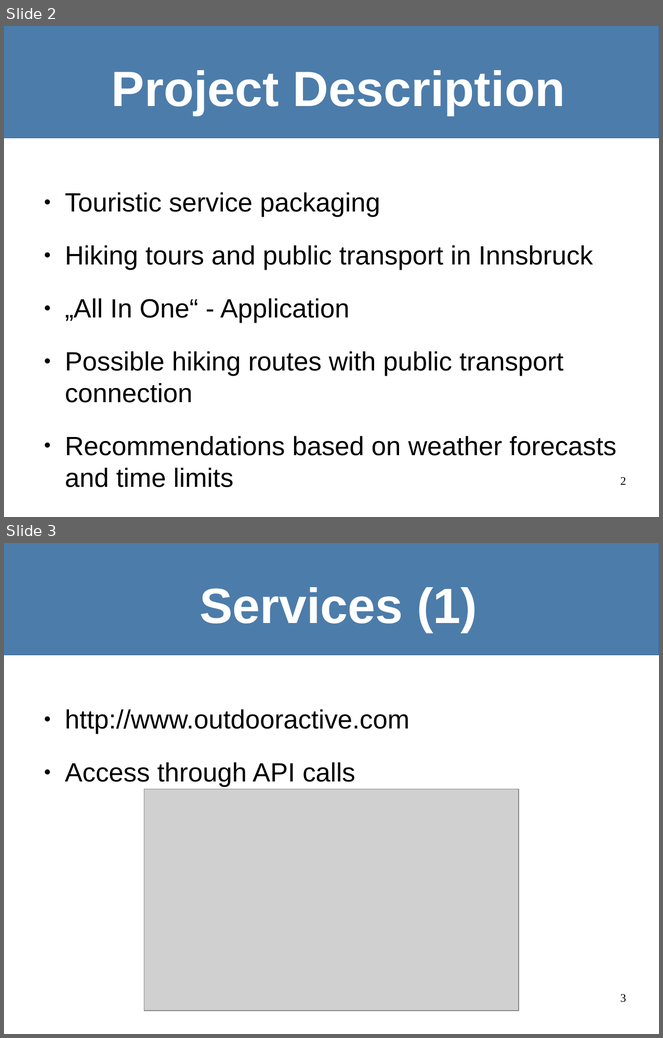
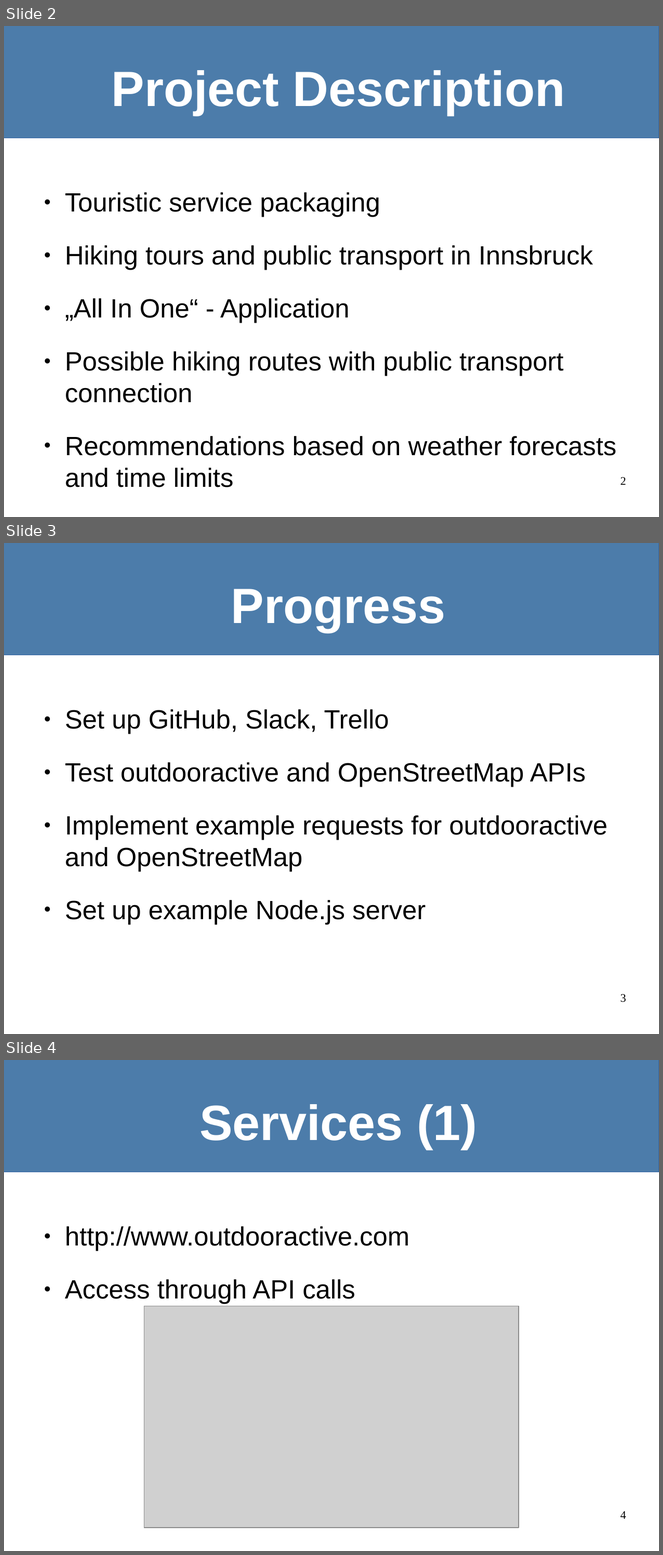
Before and after one commit to RaphaelHub/WebServices, a slide deck: 2015-11-10/presentation.odp. Shown one above the other, each under a label of ours: slides 2 and 3 before the commit, slides 2, 3 and 4 after it. The pictures are 663x1038 and 663x1555 pixels, drawn with LibreOffice and Linux fonts; fonts in the diff are those of the drawing; grey boxes stand for pictures. Boxes give left, top, right and bottom in pixels: in the first picture for what was removed or moved away, otherwise in the second. Text is boxed around its words. In the diff, an @@ line names an element or a change of style, - is before the commit and + after.

Commit message:
presentation update

```diff
--- a/2015-11-10/presentation.odp
+++ b/2015-11-10/presentation.odp
@@ slide 3 added at (4,543,659,1034), background #FFFFFF @@
@@ rectangle added at (4,543,659,655), fill #004586 at 70% opacity, outline #3465A4 0 pt @@
@@ title added at (231,589,446,632), 60 pt, text #FFFFFF, bold @@
+Progress
@@ text added at (65,709,608,925), 32 pt, text #000000 @@
+● Set up GitHub, Slack, Trello
+● Test outdooractive and OpenStreetMap APIs
+● Implement example requests for outdooractive and OpenStreetMap
+● Set up example Node.js server
@@ page number added at (621,994,626,1003), 14 pt, text #000000 @@
+3
@@ what was slide 3 is now slide 4 @@
@@ page number at (621,1511,626,1519): text changed @@
-3
+4
```
Also in this commit, not shown: 1 other file.
